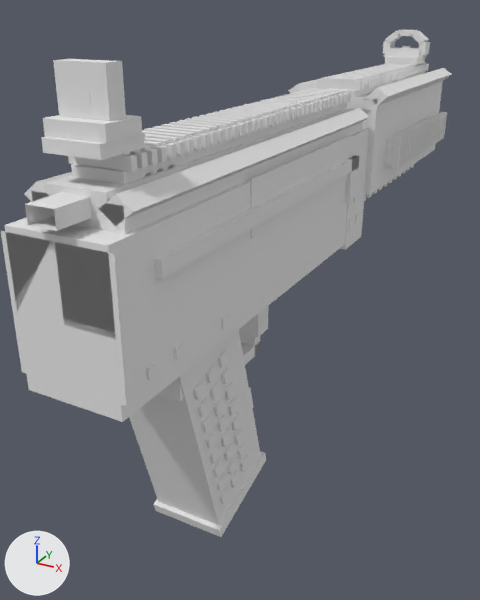
Renders of the OBJ model src/main/resources/assets/mareeletrica/models/block/paint_galil_body_0.obj from each side of a commit.
One viewpoint serves both versions: a 50 mm lens placed at (1.082, -1.552, 0.855), pointed at (0.4, -0.313, 0.235). Arrows for +X, +Y and +Z are at lower left; the lights stay in place. The first picture is the older version. Where no turn or scale is listed for an object, it has been applied to the vertices. Vertices at exactly the same position are counted once.

The first picture shows 'paint_galil_body_0'.
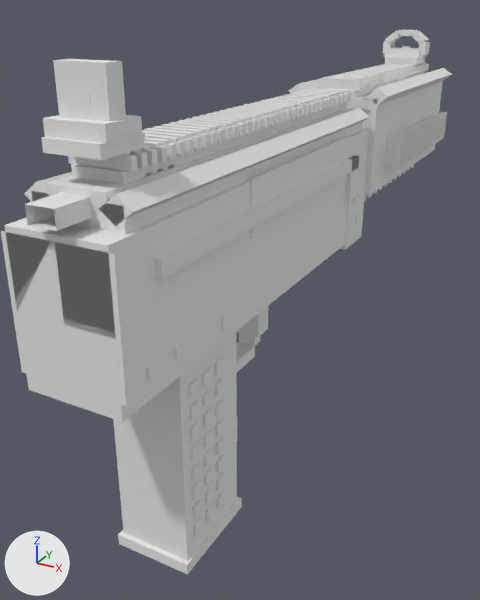
The edits, one by one:
me_paint_galil_body_0 is used by ob_paint_galil_body_0; location (0.0, 0.0, 0.0).
me_paint_galil_body_0 had 2394 vertices, 1787 faces and spanned x 0.37..0.63, y -0.99..0.6, z -0.07..0.8.
me_paint_galil_body_0 now has 2386 vertices, 1781 faces and spans x 0.37..0.63, y -0.99..0.6, z -0.06..0.8.
me_paint_galil_body_0 part 1: the loose piece of 8 vertices spanning x 0.43..0.57, y -0.83..-0.53, z -0.05..0.43 is turned -16 degrees about the x axis through its middle and scaled by 0.912, then moved by (0.0, -0.05, -0.03).
me_paint_galil_body_0 part 2: the loose piece of 8 vertices spanning x 0.42..0.58, y -0.71..-0.52, z -0.07..0.01 is turned -16 degrees about the x axis through its middle, then moved by (0.0, -0.11, -0.02).
me_paint_galil_body_0 part 3: the loose piece of 8 vertices spanning x 0.57..0.58, y -0.66..-0.63, z 0.01..0.04 is moved by (0.0, -0.13, -0.01).
me_paint_galil_body_0 part 4: the loose piece of 8 vertices spanning x 0.57..0.58, y -0.72..-0.7, z 0.08..0.1 is moved by (0.0, -0.07, -0.03).
me_paint_galil_body_0 part 5: the loose piece of 8 vertices spanning x 0.57..0.58, y -0.73..-0.71, z 0.12..0.14 is moved by (0.0, -0.06, -0.03).
me_paint_galil_body_0 part 6: the loose piece of 8 vertices spanning x 0.57..0.58, y -0.75..-0.72, z 0.15..0.18 is moved by (0.0, -0.05, -0.03).
me_paint_galil_body_0 part 7: the loose piece of 8 vertices spanning x 0.57..0.58, y -0.67..-0.64, z 0.18..0.2 is moved by (0.0, -0.13, -0.01).
me_paint_galil_body_0 part 8: the loose piece of 8 vertices spanning x 0.57..0.58, y -0.68..-0.65, z 0.22..0.24 is moved by (0.0, -0.12, -0.01).
me_paint_galil_body_0 part 9: the loose piece of 8 vertices spanning x 0.57..0.58, y -0.67..-0.65, z 0.05..0.08 is moved by (0.0, -0.08, -0.05).
me_paint_galil_body_0 part 10: the loose piece of 8 vertices spanning x 0.57..0.58, y -0.68..-0.66, z 0.09..0.11 is moved by (0.0, -0.07, -0.05).
me_paint_galil_body_0 part 11: the loose piece of 8 vertices spanning x 0.57..0.58, y -0.64..-0.62, z 0.1..0.13 is moved by (0.0, -0.11, -0.02).
me_paint_galil_body_0 part 12: the loose piece of 8 vertices spanning x 0.57..0.58, y -0.66..-0.63, z 0.14..0.16 is moved by (0.0, -0.1, -0.02).
me_paint_galil_body_0 part 13: the loose piece of 8 vertices spanning x 0.57..0.58, y -0.63..-0.61, z 0.06..0.09 is moved by (0.0, -0.12, 0.14).
me_paint_galil_body_0 part 14: the loose piece of 8 vertices spanning x 0.57..0.58, y -0.62..-0.6, z 0.02..0.05 is moved by (0.0, -0.13, 0.22).
me_paint_galil_body_0 part 15: a new loose piece, a box spanning x 0.5702..0.576, y -0.752..-0.7297, z 0.287..0.3093, in mat_paint (its picture is missing).
me_paint_galil_body_0 part 16: 12 vertices moved within x 0.42..0.58, y -0.77..-0.69, z 0.04..0.29; 136 vertices removed from x 0.42..0.58, y -0.81..-0.62, z 0.0..0.36; 120 vertices added at x 0.42..0.58, y -0.79..-0.69, z 0.0..0.31.
Other edits to the shape of me_paint_galil_body_0 do not show in these pictures.

What differs and where, as boxes (x1, y1, x2, y2) in the pictures (480 x 600 px; the box of a moved part takes in the faces that stretch with it):
'paint_galil_body_0', reshaped: before (1, 30, 451, 537); after (1, 30, 451, 575)
part 1 of me_paint_galil_body_0, moved or reshaped: before (129, 329, 261, 525); after (113, 332, 237, 560)
part 2 of me_paint_galil_body_0, moved or reshaped: before (153, 451, 266, 537); after (118, 497, 242, 575)
part 3 of me_paint_galil_body_0, moved or reshaped: before (230, 471, 240, 488); after (193, 517, 203, 535)
part 4 of me_paint_galil_body_0, moved or reshaped: before (213, 460, 223, 478); after (192, 499, 202, 517)
part 5 of me_paint_galil_body_0, moved or reshaped: before (209, 445, 220, 463); after (192, 480, 202, 499)
part 6 of me_paint_galil_body_0, moved or reshaped: before (205, 430, 217, 449); after (191, 461, 201, 480)
part 7 of me_paint_galil_body_0, moved or reshaped: before (228, 398, 238, 416); after (190, 441, 201, 460)
part 8 of me_paint_galil_body_0, moved or reshaped: before (225, 382, 235, 400); after (190, 421, 200, 440)
part 9 of me_paint_galil_body_0, moved or reshaped: before (227, 457, 237, 474); after (205, 503, 214, 521)
part 10 of me_paint_galil_body_0, moved or reshaped: before (224, 443, 234, 461); after (205, 485, 214, 503)
part 11 of me_paint_galil_body_0, moved or reshaped: before (234, 428, 244, 445); after (204, 467, 214, 485)
part 12 of me_paint_galil_body_0, moved or reshaped: before (231, 413, 241, 431); after (204, 448, 213, 466)
part 13 of me_paint_galil_body_0, moved or reshaped: before (237, 442, 246, 458); after (203, 409, 213, 427)
part 14 of me_paint_galil_body_0, moved or reshaped: before (240, 455, 249, 472); after (202, 389, 212, 407)
part 15 of me_paint_galil_body_0, added: after (202, 367, 212, 386)
part 16 of me_paint_galil_body_0, moved or reshaped: before (158, 349, 231, 504); after (189, 357, 225, 508)
